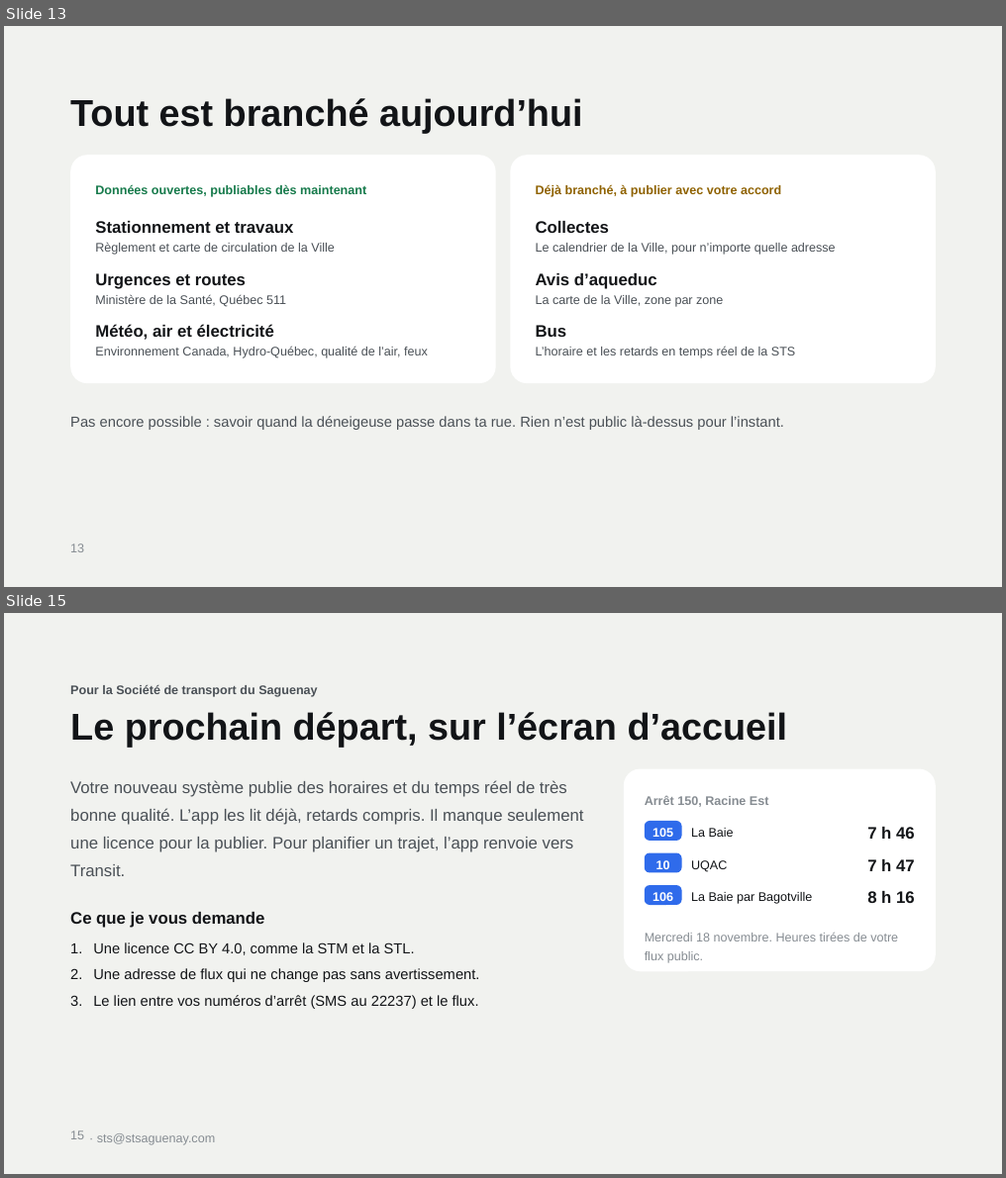
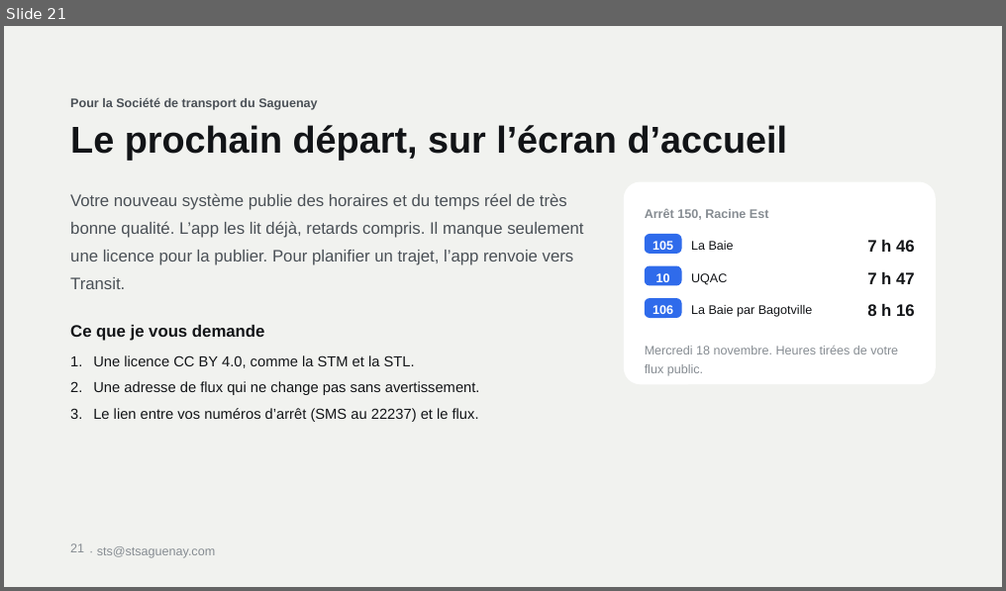
Before and after one commit to gotflo/saguenay_aujourdhui, a slide deck: Saguenay-Aujourdhui.pptx. Shown one above the other, each under a label of ours: slides 13 and 15 before the commit, slide 21 after it; the slides between them are not shown. The pictures are 1006x1178 and 1006x591 pixels, drawn with LibreOffice and Linux fonts; fonts in the diff are those of the drawing. Boxes give left, top, right and bottom in pixels: in the first picture for what was removed or moved away, otherwise in the second. Text is boxed around its words. In the diff, an @@ line names an element or a change of style, - is before the commit and + after.

Commit message:
Une présentation qui se comprend sans présentateur
24 diapos avec de vraies captures de l'app : l'essentiel en 30 secondes,
les maisons éparpillées, ce qui est nouveau, les douze sources, le widget,
les alertes, les travaux et voies fermées, l'achalandage des urgences, le
bus, l'assistant, les proches et ce que l'app évite au quotidien.

```diff
--- a/Saguenay-Aujourdhui.pptx
+++ b/Saguenay-Aujourdhui.pptx
@@ slide 13 removed at (x1=4, y1=26, x2=1002, y2=587), background #F1F2EF @@
@@ title removed at (x1=70, y1=98, x2=582, y2=133) @@
-Tout est branché aujourd’hui
@@ rounded rectangle removed at (x1=70, y1=155, x2=496, y2=383) @@
@@ rounded rectangle removed at (x1=510, y1=155, x2=936, y2=383) @@
@@ text removed at (x1=95, y1=185, x2=366, y2=197) @@
-Données ouvertes, publiables dès maintenant
@@ text removed at (x1=536, y1=185, x2=781, y2=197) @@
-Déjà branché, à publier avec votre accord
@@ text removed at (x1=95, y1=221, x2=294, y2=233) @@
-Stationnement et travaux
@@ text removed at (x1=536, y1=221, x2=609, y2=233) @@
-Collectes
@@ text removed at (x1=95, y1=243, x2=335, y2=255) @@
-Règlement et carte de circulation de la Ville
@@ text removed at (x1=536, y1=243, x2=836, y2=255) @@
-Le calendrier de la Ville, pour n’importe quelle adresse
@@ text removed at (x1=95, y1=274, x2=246, y2=289) @@
-Urgences et routes
@@ text removed at (x1=536, y1=274, x2=657, y2=289) @@
-Avis d’aqueduc
@@ text removed at (x1=95, y1=294, x2=286, y2=307) @@
-Ministère de la Santé, Québec 511
@@ text removed at (x1=536, y1=295, x2=723, y2=307) @@
-La carte de la Ville, zone par zone
@@ text removed at (x1=95, y1=324, x2=274, y2=340) @@
-Météo, air et électricité
@@ text removed at (x1=95, y1=346, x2=428, y2=359) @@
-Environnement Canada, Hydro-Québec, qualité de l’air, feux
@@ text removed at (x1=536, y1=325, x2=567, y2=337) @@
-Bus
@@ text removed at (x1=536, y1=346, x2=795, y2=359) @@
-L’horaire et les retards en temps réel de la STS
@@ text removed at (x1=70, y1=416, x2=784, y2=430) @@
-Pas encore possible : savoir quand la déneigeuse passe dans ta rue. Rien n’est public là-dessus pour l’instant.
@@ page number removed at (x1=70, y1=544, x2=84, y2=553) @@
-13
@@ what was slide 15 is now slide 21 @@
@@ page number at (x1=70, y1=544, x2=84, y2=553): text changed @@
-15
+21
```
Also in this commit, not shown: 4 slides changed, 17 slides added, 10 other slides removed.
